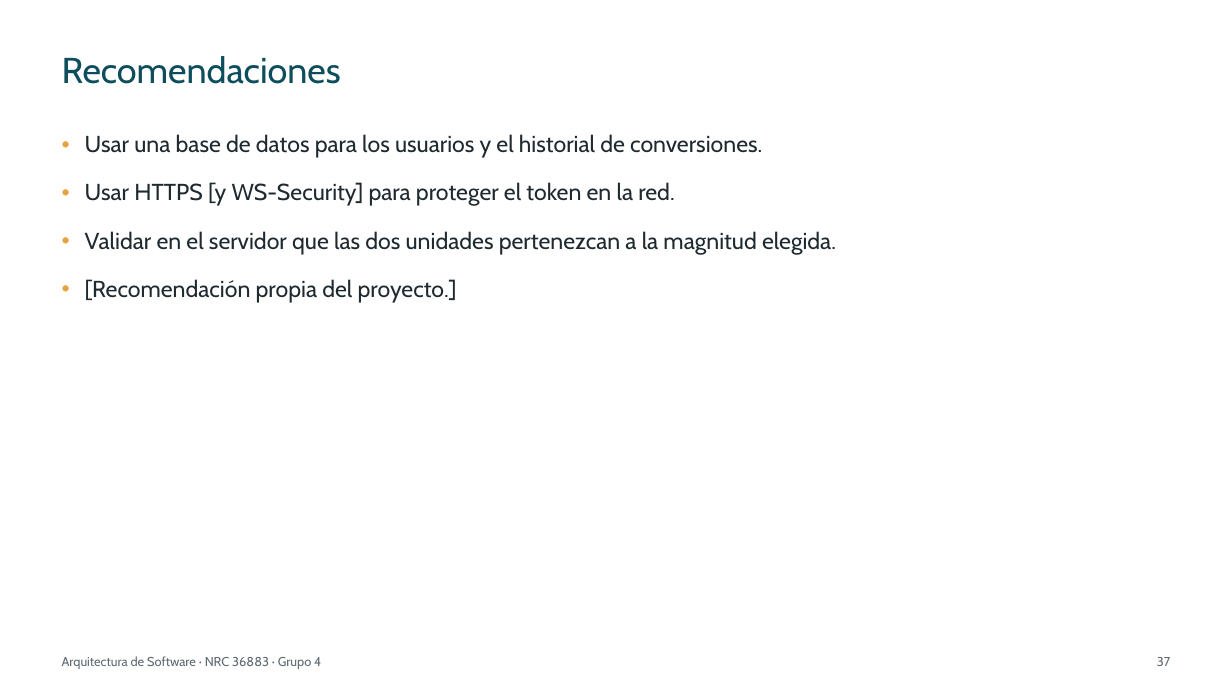
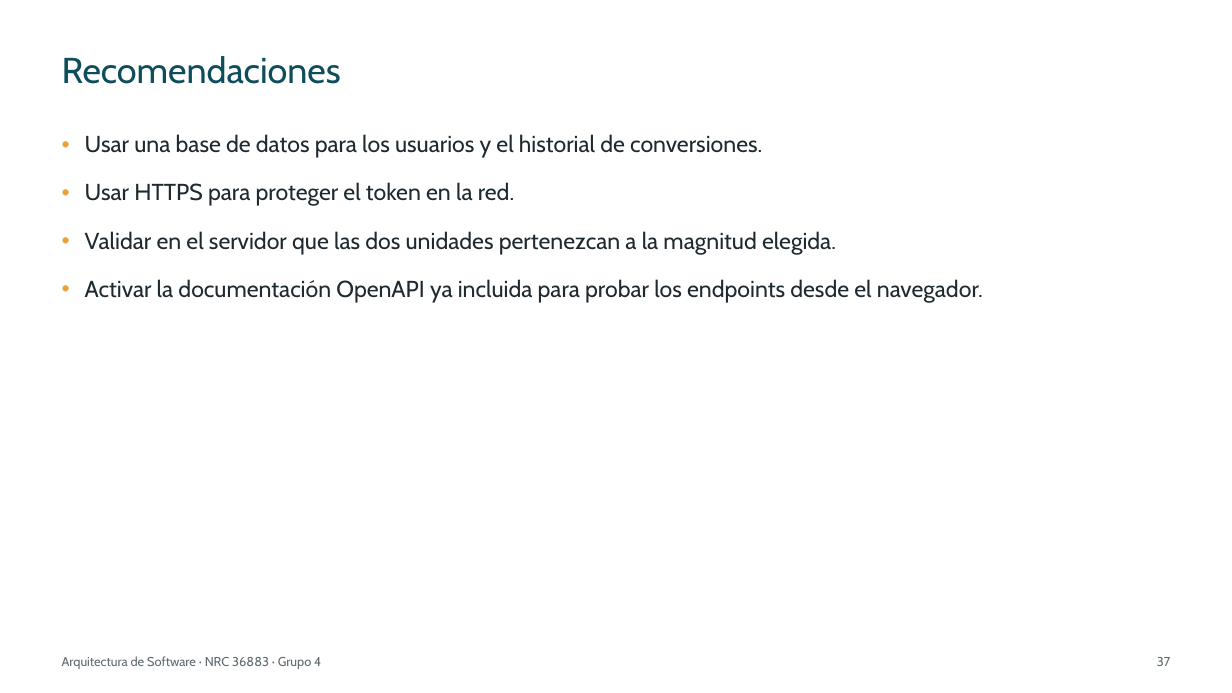
Before and after one commit to IMarcusDev/TI.1.4.-PAO202651_RESTFUL_DOTNET_SINBDD_NRC_36883_GR04, a slide deck: slide 37 of 05. DOCUMENTACION/PRESENTACION TI.1.4. RESTFUL sin BDD en DOTNET GR4.pptx. Drawn at 1232x693 pixels with LibreOffice and Linux fonts; fonts in the diff are those of the drawing. Boxes give left, top, right and bottom in pixels: in the first picture for what was removed or moved away, otherwise in the second. Text is boxed around its words. In the diff, an @@ line names an element or a change of style, - is before the commit and + after.

```diff
--- a/05. DOCUMENTACION/PRESENTACION TI.1.4. RESTFUL sin BDD en DOTNET GR4.pptx
+++ b/05. DOCUMENTACION/PRESENTACION TI.1.4. RESTFUL sin BDD en DOTNET GR4.pptx
@@ text at bbox=[85, 182, 514, 206]: text changed @@
-• Usar HTTPS [y WS-Security] para proteger el token en la red.
+• Usar HTTPS para proteger el token en la red.
@@ text at bbox=[85, 279, 983, 303]: text changed @@
-• [Recomendación propia del proyecto.]
+• Activar la documentación OpenAPI ya incluida para probar los endpoints desde el navegador.
```
Also in this commit, not shown: 27 other slides changed.
